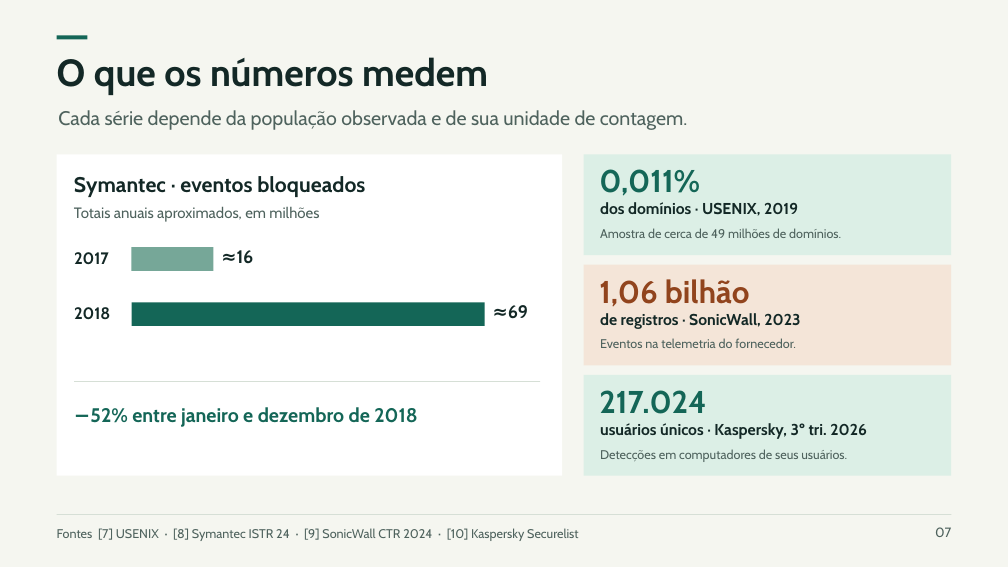
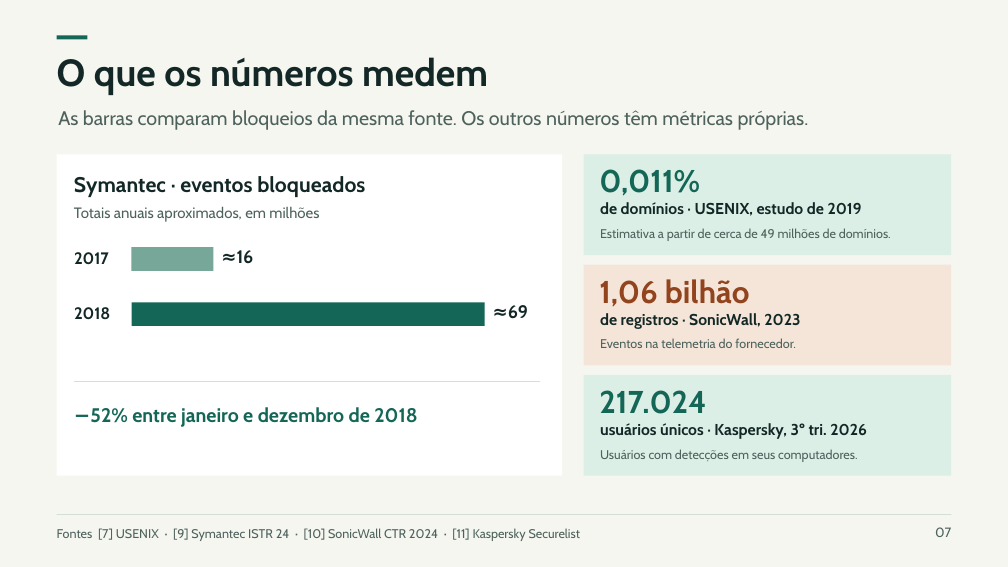
Before and after one commit to Lbragaa/Documentos-T4-seguranca, a slide deck: slide 7 of G8_Apresentacao_Coinminers.pptx. Drawn at 1008x567 pixels with LibreOffice and Linux fonts; fonts in the diff are those of the drawing. Boxes give left, top, right and bottom in pixels: in the first picture for what was removed or moved away, otherwise in the second. Text is boxed around its words. In the diff, an @@ line names an element or a change of style, - is before the commit and + after.

```diff
--- a/G8_Apresentacao_Coinminers.pptx
+++ b/G8_Apresentacao_Coinminers.pptx
@@ text at bbox=[58, 110, 809, 130]: text changed @@
-Cada série depende da população observada e de sua unidade de contagem.
+As barras comparam bloqueios da mesma fonte. Os outros números têm métricas próprias.
@@ text at bbox=[600, 202, 862, 216]: text changed @@
-dos domínios · USENIX, 2019
+de domínios · USENIX, estudo de 2019
@@ text at bbox=[600, 228, 891, 241]: text changed @@
-Amostra de cerca de 49 milhões de domínios.
+Estimativa a partir de cerca de 49 milhões de domínios.
@@ text at bbox=[600, 449, 857, 462]: text changed @@
-Detecções em computadores de seus usuários.
+Usuários com detecções em seus computadores.
@@ text at bbox=[57, 528, 580, 541]: text changed @@
-Fontes [7] USENIX · [8] Symantec ISTR 24 · [9] SonicWall CTR 2024 · [10] Kaspersky Securelist
+Fontes [7] USENIX · [9] Symantec ISTR 24 · [10] SonicWall CTR 2024 · [11] Kaspersky Securelist
```
Also in this commit, not shown: 4 other slides changed, 3 other files.
